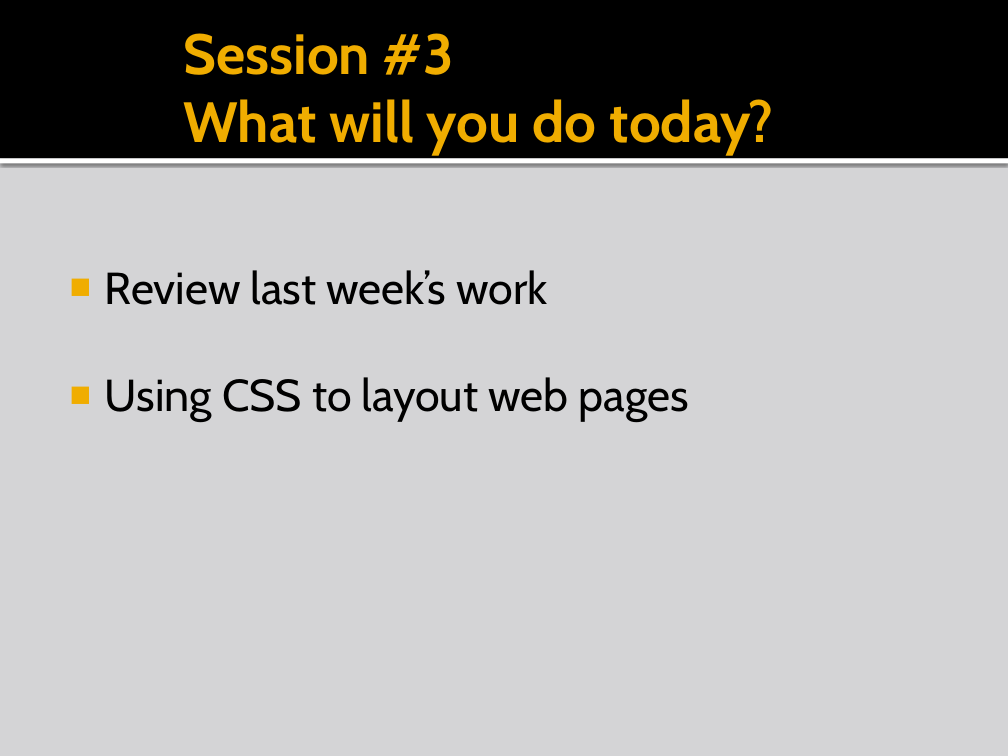
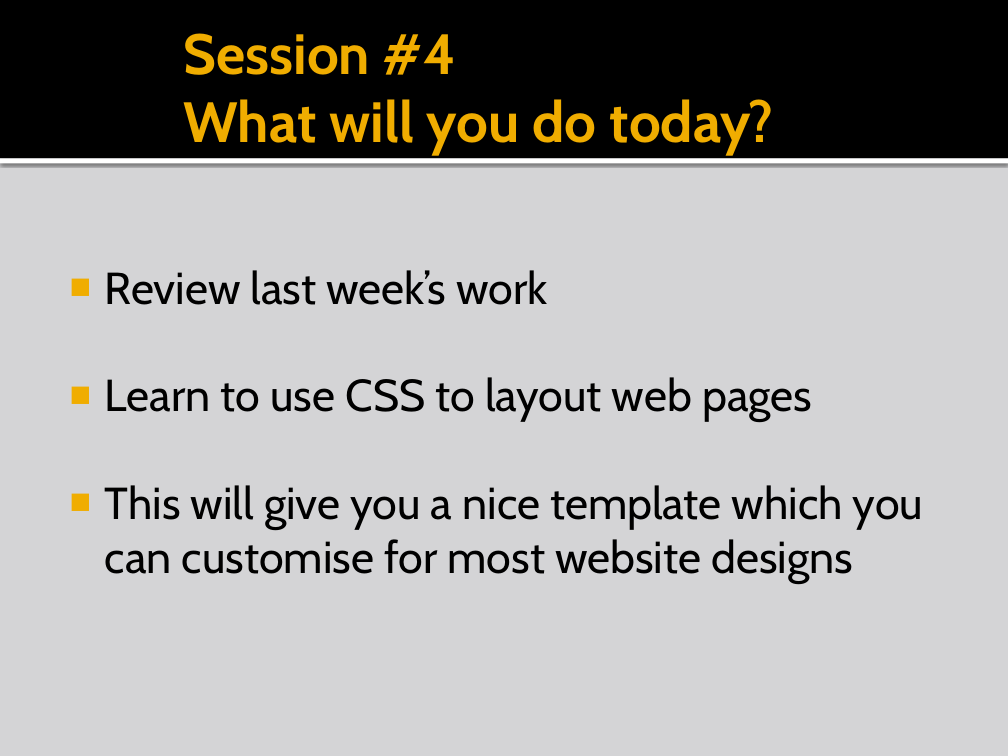
Before and after one commit to liamf/coderdojo-bray, a slide deck: slide 3 of html/presentations/CoderDojoBrayHTML_session4.pptx. Drawn at 1008x756 pixels with LibreOffice and Linux fonts; fonts in the diff are those of the drawing; background and template pictures are left out. Boxes give left, top, right and bottom in pixels: in the first picture for what was removed or moved away, otherwise in the second. Text is boxed around its words. In the diff, an @@ line names an element or a change of style, - is before the commit and + after.

Commit message:
session #4 presentation

```diff
--- a/html/presentations/CoderDojoBrayHTML_session4.pptx
+++ b/html/presentations/CoderDojoBrayHTML_session4.pptx
@@ title at <box>183,33,774,155</box>: text changed @@
-Session #3
-What will you do today?
+Session #4
+What will you do today?
@@ text at <box>105,377,923,583</box>: text changed @@
-■ Using CSS to layout web pages
+■ Learn to use CSS to layout web pages
+■ This will give you a nice template which you can customise for most website designs
```
Also in this commit, not shown: 2 other slides changed, 12 slides added.
